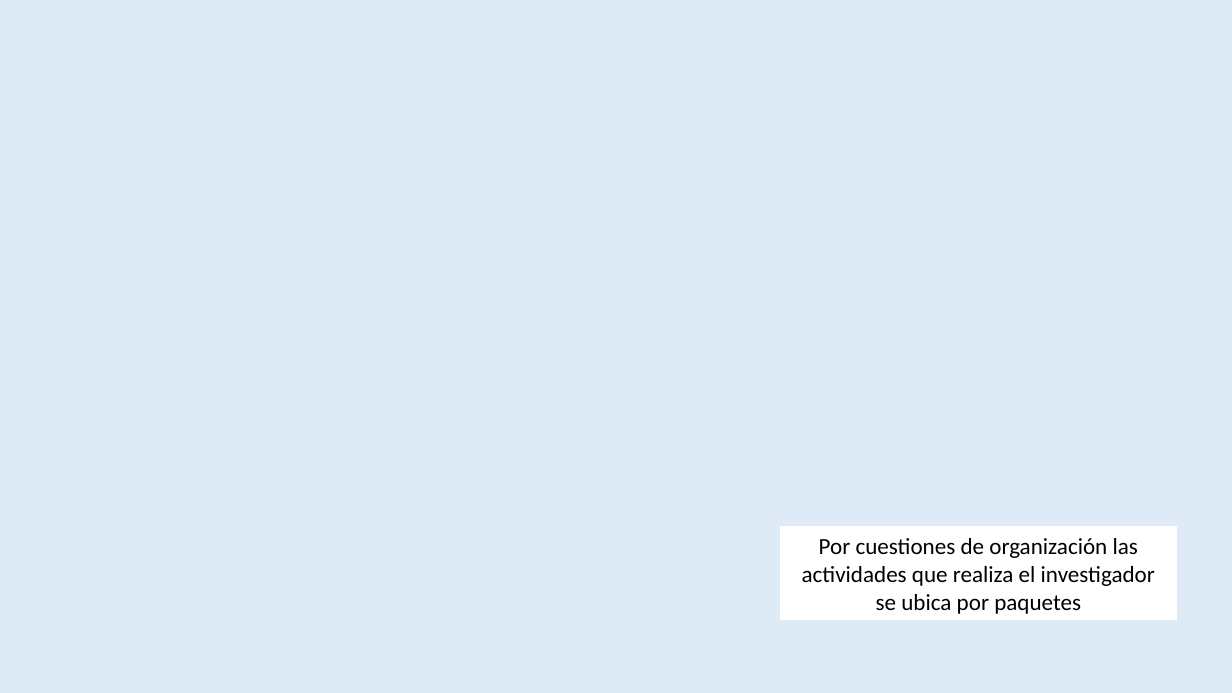
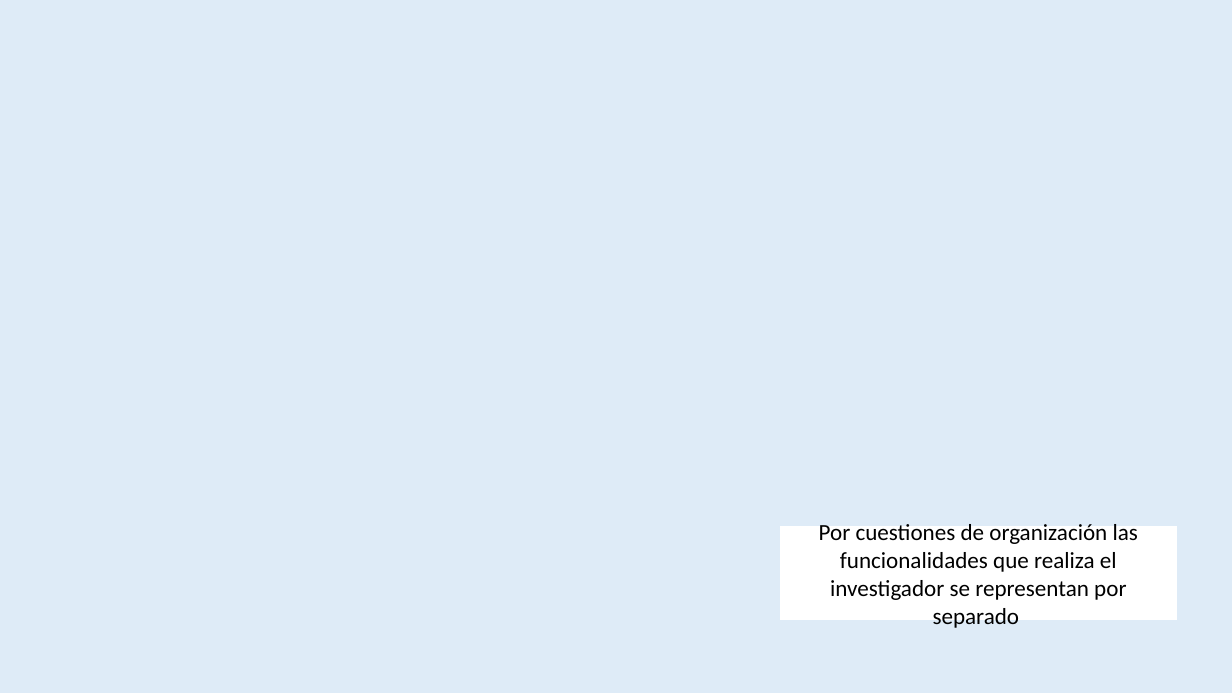
Before and after one commit to amypadron/prower_tesis, a slide deck: slide 15 of Digestión anaerobía.Original.pptx. Drawn at 1232x693 pixels with LibreOffice and Linux fonts; fonts in the diff are those of the drawing; background and template pictures are left out. Boxes give left, top, right and bottom in pixels: in the first picture for what was removed or moved away, otherwise in the second. Text is boxed around its words. In the diff, an @@ line names an element or a change of style, - is before the commit and + after.

```diff
--- a/Digestión anaerobía.Original.pptx
+++ b/Digestión anaerobía.Original.pptx
@@ text in rectangle at box(819, 524, 1138, 628): text changed @@
-Por cuestiones de organización las actividades que realiza el investigador se ubica por paquetes
+Por cuestiones de organización las funcionalidades que realiza el investigador se representan por separado
```
Also in this commit, not shown: 1 other slide changed, 1 slide added, 1 slide removed.
